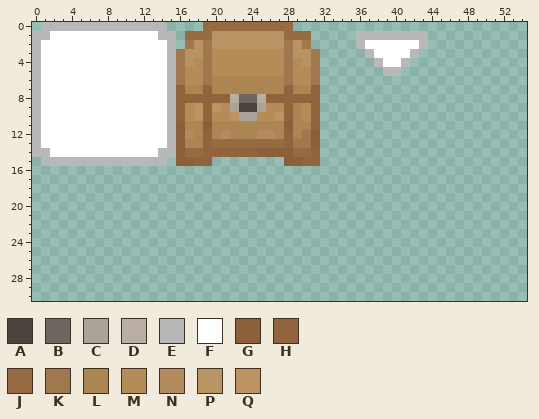
Pixel-art file -- Assets/_Project/Art/Aseprite/ASE UI.aseprite. The picture above was drawn from the file before the commit.
64x64 pixels, 1 frame. Colours within 5 levels of each other are drawn and written as one. Shown: x 0..54, y 0..30.
Visible layers, top first: "Inventory", "Layer 1".
Palette (. is transparent): A #4c443c  B #6d665e  C #aaa399  D #b9aea4  E #b8b8b8  F #ffffff  G #8a5f3a  H #92643d  J #976b42  K #a1784d  L #ab8552  M #b48c57  N #b38b5e  P #b79462  Q #bd9363
Pixels before, first column x 0:
 0 .EEEEEEEEEEEEEE....JJJJJJJJJJ...............
 1 EEFFFFFFFFFFFFEE.JJJPPPPPPPPJJJ.....EEEEEEEE
 2 EFFFFFFFFFFFFFFE.KPKPPPPPPPPKPK.....EFFFFFFE
 3 EFFFFFFFFFFFFFFEKPPKMMMMMMMMKPPK.....EFFFFE.
 4 EFFFFFFFFFFFFFFEKPMKMMMMMMMMKMPK......EFFE..
 5 EFFFFFFFFFFFFFFEKMMKMMMMMMMMKMMK.......EE...
 6 EFFFFFFFFFFFFFFEKMMKLLLLLLLLKMMK............
 7 EFFFFFFFFFFFFFFEHLLHLLLLLLLLHLLH............
 8 EFFFFFFFFFFFFFFEHHHHHHDBBDHHHHHH............
 9 EFFFFFFFFFFFFFFEHMQHQMCAACMMHLMH............
10 EFFFFFFFFFFFFFFEHMQHMMQCCMMQHLMH............
11 EFFFFFFFFFFFFFFEGLLGLLLLLLLLGLLH............
12 EFFFFFFFFFFFFFFEGNLHLNLLLNNLHLKG............
13 EFFFFFFFFFFFFFFEGLLHJJJJJJJJHKKG............
14 EEFFFFFFFFFFFFEEGJJHHHHHHGGGGJJH............
15 .EEEEEEEEEEEEEE.GGHH........GGHH............
The result:
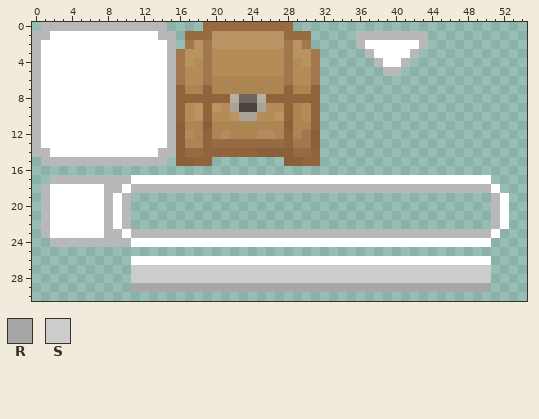
Colours new in this view: R #a7a7a7  S #cccccc
Difference:
Layer "Inventory":
y 17: x 2..50 ................................................. -> EEEEEEEEEFFFFFFFFFFFFFFFFFFFFFFFFFFFFFFFFFFFFFFFF
y 18: x 1..51 ................................................... -> EFFFFFFEEFEEEEEEEEEEEEEEEEEEEEEEEEEEEEEEEEEEEEEEEEF
y 19..22: x 1..10 .......... -> EFFFFFFEFE; x 51..52 .. -> EF
y 23: x 1..51 ................................................... -> EFFFFFFEEFEEEEEEEEEEEEEEEEEEEEEEEEEEEEEEEEEEEEEEEEF
y 24: x 2..50 ................................................. -> EEEEEEEEEFFFFFFFFFFFFFFFFFFFFFFFFFFFFFFFFFFFFFFFF
y 26: x 11..50 ........................................ -> FFFFFFFFFFFFFFFFFFFFFFFFFFFFFFFFFFFFFFFF
y 27..28: x 11..50 ........................................ -> SSSSSSSSSSSSSSSSSSSSSSSSSSSSSSSSSSSSSSSS
y 29: x 11..50 ........................................ -> RRRRRRRRRRRRRRRRRRRRRRRRRRRRRRRRRRRRRRRR
Boxes around the changes in both pictures, in picture pixels (x1, y1, x2, y2):
added: (41, 175, 509, 292)
